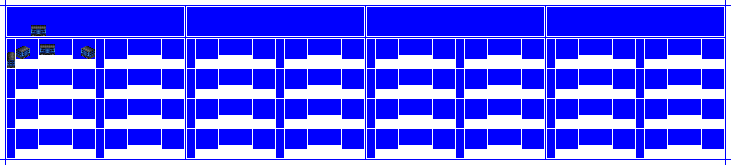
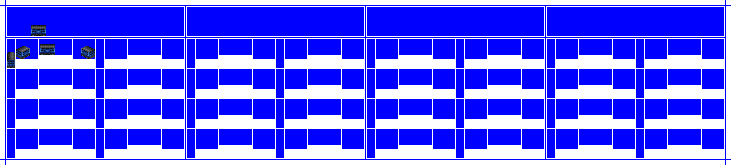
Layer changes from the first 731 x 165 image to the second:
painted on "4 Train" over [25, 29, 86, 56]